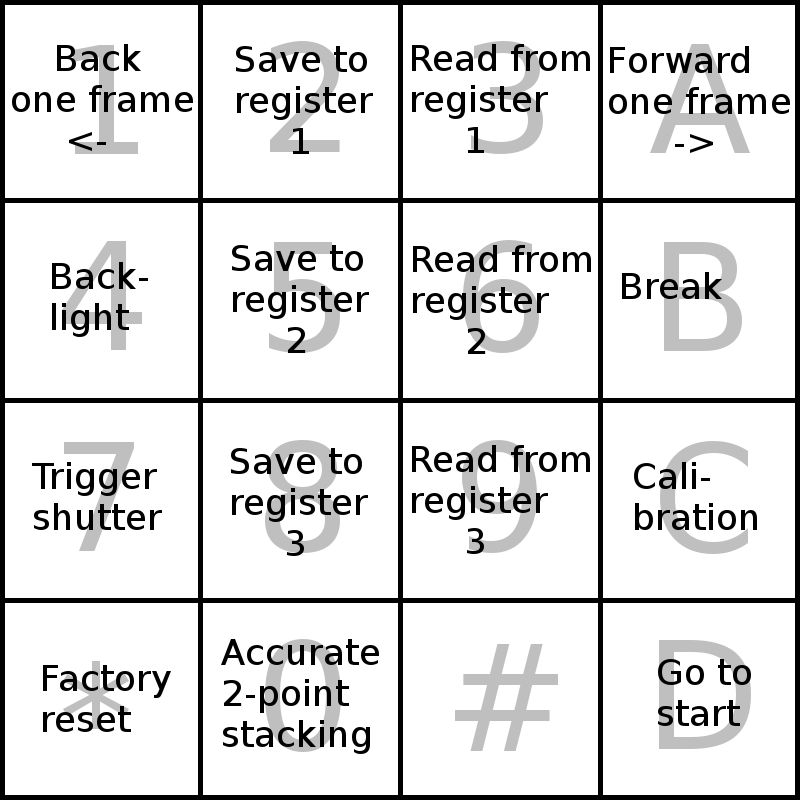
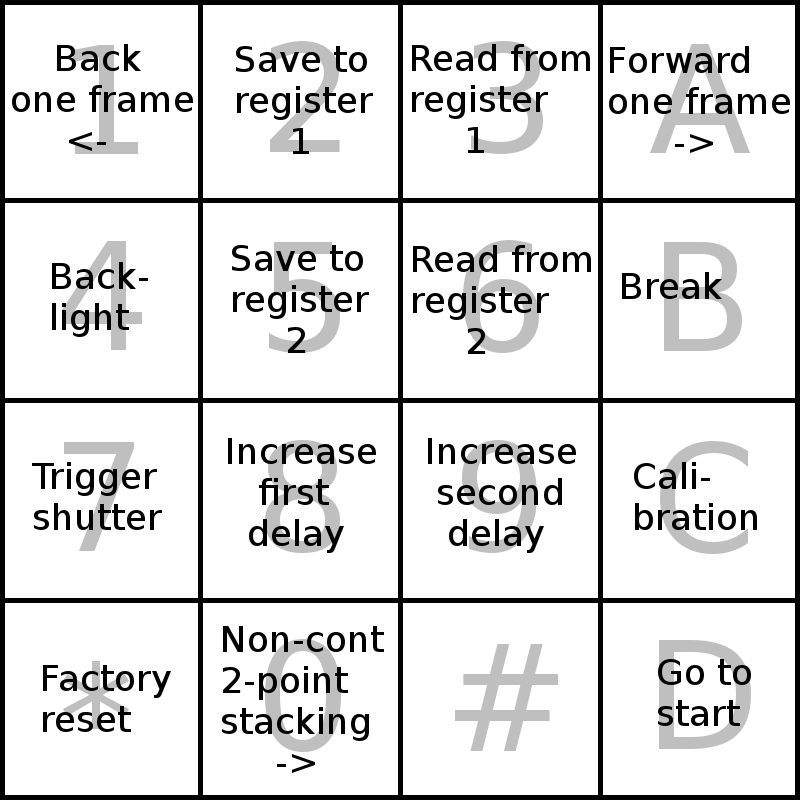
Layered file, before and after one edit (800px x 800px). Changes by layer:
renamed "Accurate ..." to "Non-cont ...", painted on it over (221, 626, 384, 773)
added layer "Increase ... #1" above "Increase ..." over (428, 438, 576, 553)
added layer "Increase ..." above "Cali- ..." over (228, 438, 376, 553)
painted on "Cali- ..." over (231, 445, 590, 556)
